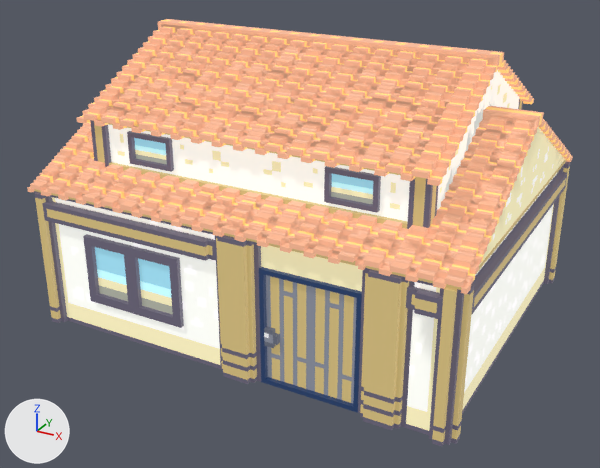
Renders of the FBX model Assets/Models/House/LittleRoot/PlayerRivaleHouse.fbx from each side of a commit.
The view is the same before and after, from a camera (50 mm lens) standing at (5.31, -10.09, 6.06) and looking at (-0.01, -0.4, 1.22). The axes (+X, +Y, +Z) are drawn at lower left. The lights are the same throughout. Where no turn or scale is listed for an object, it has been applied to the vertices.

The older version as bpy lines, for what is in view:
```python
mat_pkmnmastermaterial = bpy.data.materials.new('PkmnMasterMaterial')
mat_pkmnmastermaterial.use_nodes = True; mat_pkmnmastermaterial.node_tree.nodes.clear()
_N = mat_pkmnmastermaterial.node_tree.nodes; _L = mat_pkmnmastermaterial.node_tree.links
n0 = _N.new('ShaderNodeBsdfPrincipled'); n0.name = 'Principled BSDF'
n0.inputs[28].default_value = 1.0  # 'Emission Strength'
n1 = _N.new('ShaderNodeOutputMaterial'); n1.name = 'Material Output'
n2 = _N.new('ShaderNodeTexImage'); n2.name = 'Image Texture'
n2.image = img_pkmnemerald_jpg
n3 = _N.new('ShaderNodeTexImage'); n3.name = 'Image Texture.001'
n3.image = img_pkmnemerald_jpg
_L.new(n2.outputs[0], n0.inputs[0])  # 'Color' to 'Base Color'
_L.new(n3.outputs[0], n0.inputs[27])  # 'Color' to 'Emission Color'
_L.new(n0.outputs[0], n1.inputs[0])  # 'BSDF' to 'Surface'
me_firsttownhouse = bpy.data.meshes.new('FirstTownHouse')
me_firsttownhouse.from_pydata(...)  # 15046 vertices, 15908 faces; spans x -3.13..3.13, y -2.5..2.5, z -2.0..2.0
me_firsttownhouse.materials.append(mat_pkmnmastermaterial)
ob_firsttownhouse = bpy.data.objects.new('FirstTownHouse', me_firsttownhouse)
ob_firsttownhouse.location = (0.0, 0.0, 2.0)
```
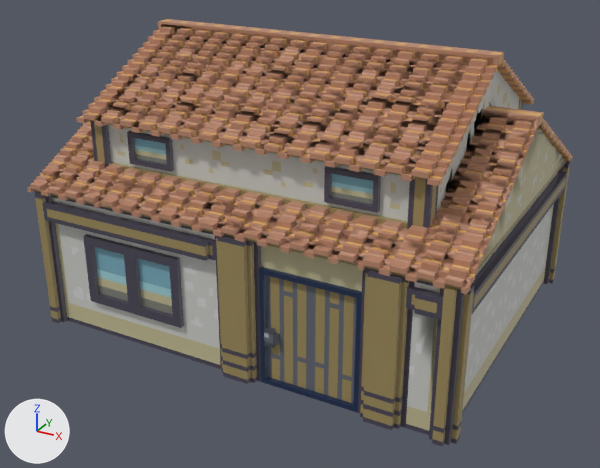
Where the change shows, as pixel boxes [x1, y1, x2, y2] in the pictures (600 x 468 px):
```json
{"object": "FirstTownHouse", "change": "surface changed", "before": [27, 19, 573, 446], "after": [27, 19, 573, 446]}
```

Edits to the scene script, one JSON object a line:
```json
{"block": "mat_pkmnmastermaterial", "where": "n0 = _N.new('ShaderNodeBsdfPrincipled'); n0.name = 'Principled BSDF'"}
{"op": "remove", "block": "mat_pkmnmastermaterial", "code": "n0.inputs[28].default_value = 1.0  # 'Emission Strength'"}
{"op": "remove", "block": "mat_pkmnmastermaterial", "code": "n3 = _N.new('ShaderNodeTexImage'); n3.name = 'Image Texture.001'"}
{"op": "remove", "block": "mat_pkmnmastermaterial", "code": "n3.image = img_pkmnemerald_jpg"}
{"op": "remove", "block": "mat_pkmnmastermaterial", "code": "_L.new(n3.outputs[0], n0.inputs[27])  # 'Color' to 'Emission Color'"}
```
